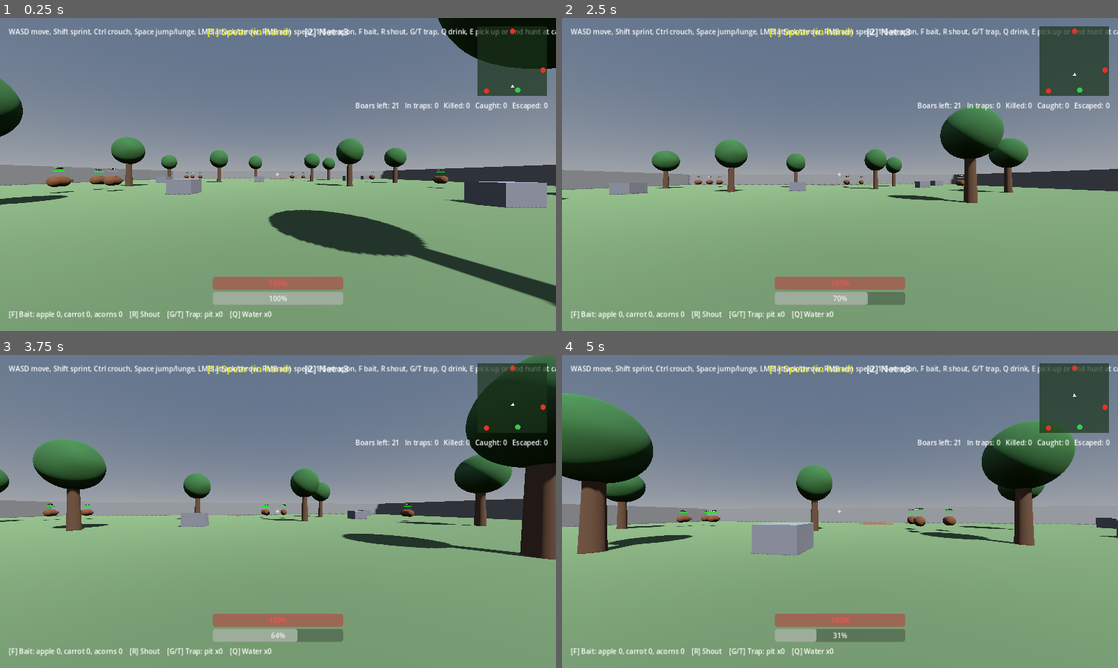
Above: before the commit, frames 1-4 (two rows, left to right).
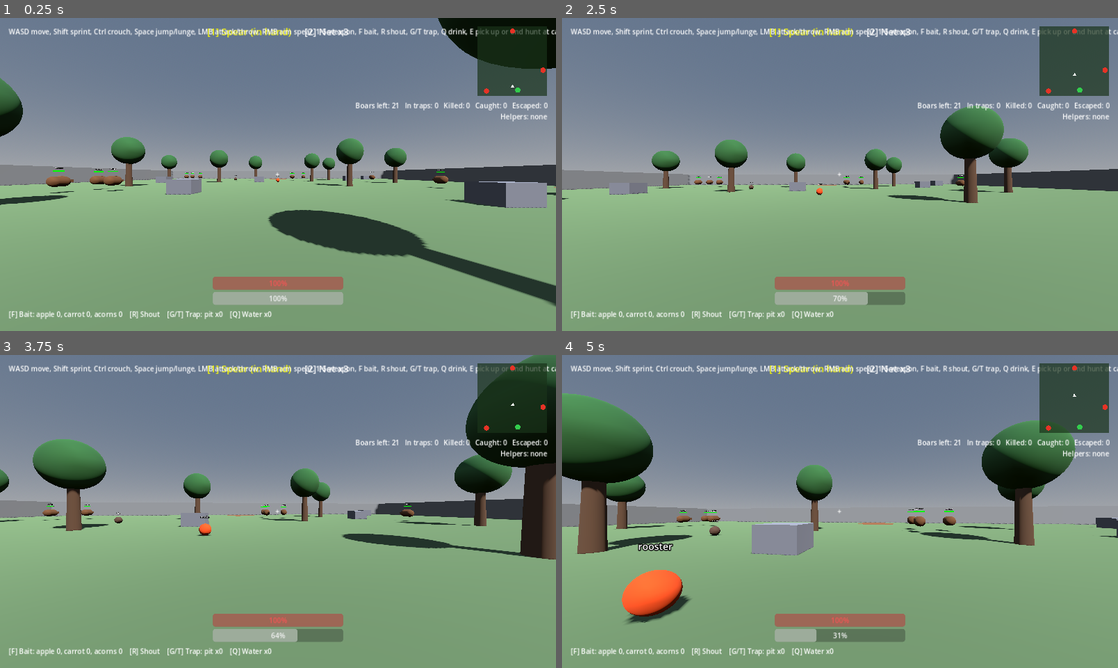
Above: after the commit, the same moments.

Repository: bageus/where-boar
Game: Godot game, scene res://game/presentation/hunt_map/public/hunt_map.tscn
The game is run twice, just before and just after one commit, with the same random seed, the same clock (stepped at 60 frames per second) and the same inputs. This scene is started directly instead of the project's main scene.
Inputs (mouse positions are in pixels of both pictures, inside the frame that each line leads up to):
- Up to frame 1 (0.25 s): no input
- Up to frame 2 (2.5 s): tap Enter at 0.5 s; move the mouse to (867, 174) at 0.52 s; hold R (shout) 0.53-1.28 s; hold W (move_forward) from 0.53 s (still down); tap Space (jump) at 0.77, 1.52 s; tap Shift (sprint) at 0.8, 1.35 s; move the mouse to (812, 174) at 1.27 s; tap Z (summon_rooster, bound only after the commit) at 1.55 s; move the mouse to (851, 168) at 2.02 s; hold Z (summon_rooster, bound only after the commit) from 2.03 s (still down); tap X (summon_turkey, bound only after the commit) at 2.3 s
- Up to frame 3 (3.75 s): keep holding W (move_forward); move the mouse to (272, 517) at 2.77 s; release Z (summon_rooster, bound only after the commit) at 2.78 s; tap X (summon_turkey, bound only after the commit) at 2.85 s; tap Space (jump) at 3.02 s; tap R (shout) at 3.05 s; move the mouse to (316, 514) at 3.52 s; hold Right mouse button (aim) from 3.53 s (still down)
- Up to frame 4 (5 s): keep holding W (move_forward); tap Space (jump) at 3.77, 4.52 s; tap Shift (sprint) at 3.8 s; move the mouse to (795, 508) at 4.27 s; release Right mouse button (aim) at 4.28 s; click (795, 508) at 4.35 s; tap Z (summon_rooster, bound only after the commit) at 4.55 s

The runs differ from the first frame. In frame 1, 0.1% of the frame differs, in the area x 42-99%, y 30-53%; in frame 2, 0.1%; in frame 3, 0.2%; in frame 4, 1.8%, in the area x 10-99%, y 30-86%.
Error in both runs: Invalid access to property or key 'spawn_weight' on a base object of type 'Resource'. (res://game/features/boar/public/boar_types.gd:20)

Commit message:
P3-010: rooster driver and turkey scout helpers
Smoke test now counts its checks so a script error cannot skip them silently.

Co-Authored-By: Claude Opus 5.5 <noreply@anthropic.com>
Claude-Session: https://claude.ai/code/session_01XSFBnjFKXLtHPaufcuGWLw

Diff:
--- a/game/bootstrap/app/main.gd
+++ b/game/bootstrap/app/main.gd
@@ -42,6 +42,7 @@
 func start_hunt() -> void:
 	var map := MapScene.instantiate()
 	map.items = progress.items
+	map.helpers = progress.helpers
 	map.hunt_ended.connect(_show_results, CONNECT_DEFERRED)
 	_swap(map)
 
--- a/game/bootstrap/app/tests/run_hunt_map_smoke_test.gd
+++ b/game/bootstrap/app/tests/run_hunt_map_smoke_test.gd
@@ -8,6 +8,9 @@
 
 var _frame := 0
 var _failures := 0
+## A script error skips the rest of a frame silently; counting checks catches that.
+const EXPECTED_CHECKS := 24
+var _checks := 0
 var _main: Node
 var _map: Node3D
 var _hunt: RefCounted
@@ -41,6 +44,9 @@
 		_main.current.get_node("%Again").pressed.emit()
 		_check(_main.current.name == "Camp" and "Tusks:" in _main.current.get_node("Hud/Progress").text, "results lead back to camp")
 		_buy_club(_main.current)
+		if _checks != EXPECTED_CHECKS:
+			_failures += 1
+			push_error("FAIL: ran %d of %d checks" % [_checks, EXPECTED_CHECKS])
 		print("hunt map smoke test: %d failure(s)" % _failures)
 		quit(1 if _failures else 0)
 	if _frame > 120:
@@ -62,7 +68,7 @@
 			_check(boars[0].state_name() == "FLEE", "boar near hunter flees")
 			_check(boars[9].state_name() != "WANDER", "fear spreads through the herd")
 			hunter.shout()
-			_check(boars[0]._shout_left > 0.0, "a shout steers the fleeing boar")
+			_check(boars[0]._forced_left > 0.0, "a shout steers the fleeing boar")
 			hunter.equip({"item_carrot": 1})
 			hunter._place_bait()
 			_check(boars[3].baits.size() == 1 and hunter.loadout.used == {"item_carrot": 1}, "placed bait is shown to boars")
@@ -81,6 +87,14 @@
 			_map.add_child(pit)
 			pit.global_position = boars[3].global_position
 			boars[3].set_physics_process(true)
+			# Helpers: a netted wild rooster goes to the pen; pen animals can be summoned once.
+			_map.get_node("Wild").get_child(0).net_hit()
+			_check(_map.hunt.helpers_caught == {"rooster": 1}, "a netted wild rooster is caught")
+			_map.helpers = {"rooster": 1, "turkey": 1}
+			_map.summon("turkey")
+			_map.summon("rooster")
+			_check(_map.get_node("Hud/Minimap").reveal_left > 0.0, "turkey marks boars on the minimap")
+			_check(_map.get_node_or_null("RoosterDriver") != null, "rooster flies out to drive a group")
 			_freeze_and_aim(hunter, boars[2], Vector3(3, 0, 20))
 			hunter.weapon = hunter.Weapon.SPEAR
 			Input.action_press("aim")
@@ -121,6 +135,7 @@
 
 
 func _check(ok: bool, name: String) -> void:
+	_checks += 1
 	if not ok:
 		_failures += 1
 		push_error("FAIL: " + name)
--- a/game/features/boar/public/boar_body.gd
+++ b/game/features/boar/public/boar_body.gd
@@ -94,6 +94,16 @@
 	var pos := Vector2(global_position.x, global_position.z)
 	var side := 1 if randf() < 0.5 else -1
 	_forced_heading = BoarSenses.shout_heading(boar, pos, Vector2(shout_pos.x, shout_pos.z), side)
+	_forced_left = SHOUT_SECONDS
+	_show_state()
+
+
+## A rooster crowed at pos (M016): a calm or fleeing boar runs straight away from it.
+func driven_from(pos: Vector3) -> void:
+	if boar.state not in [Boar.State.WANDER, Boar.State.FLEE]:
+		return
+	boar.flee()
+	_forced_heading = Vector2(global_position.x - pos.x, global_position.z - pos.z).normalized()
 	_forced_left = SHOUT_SECONDS
 	_show_state()
 
--- /dev/null
+++ b/game/features/companions/module.json
@@ -0,0 +1,17 @@
+{
+  "id": "features.companions",
+  "layer": "features",
+  "purpose": "Own the helper animals: wild roosters and turkeys to catch on the map, and the rooster driver summoned from the camp pen (M016, M017, D024).",
+  "state_owner": [
+    "Wild helper animals and summoned helpers during one hunt"
+  ],
+  "public_api": [
+    "public/wild_animal.gd",
+    "public/wild_rooster.tscn",
+    "public/wild_turkey.tscn",
+    "public/rooster_driver.tscn",
+    "public/rooster_driver.gd",
+    "public/companion_rules.gd"
+  ],
+  "dependencies": []
+}
--- /dev/null
+++ b/game/features/companions/public/companion_rules.gd
@@ -0,0 +1,35 @@
+extends RefCounted
+
+## Pure rules for helper animals (M016, M017).
+
+const ROOSTER := "rooster"
+const TURKEY := "turkey"
+## How far behind the herd, seen from the hunter, the rooster lands; ASSUMPTION (D013).
+const DRIVE_DISTANCE := 8.0
+## How long the turkey's marks stay on the minimap, seconds; ASSUMPTION (D013).
+const SCOUT_SECONDS := 20.0
+
+
+## Where the rooster lands: on the far side of the herd from the hunter, so its crow drives the herd at the hunter.
+static func drive_point(herd_centre: Vector2, hunter_pos: Vector2) -> Vector2:
+	var behind := herd_centre - hunter_pos
+	if behind == Vector2.ZERO:
+		behind = Vector2.UP
+	return herd_centre + behind.normalized() * DRIVE_DISTANCE
+
+
+## Centre of the free boars nearest to the hunter's chosen spot: the group within radius of the closest boar.
+static func target_group_centre(boars: Array[Vector2], hunter_pos: Vector2, radius: float) -> Vector2:
+	if boars.is_empty():
+		return hunter_pos
+	var nearest := boars[0]
+	for spot in boars:
+		if spot.distance_to(hunter_pos) < nearest.distance_to(hunter_pos):
+			nearest = spot
+	var sum := Vector2.ZERO
+	var n := 0
+	for spot in boars:
+		if spot.distance_to(nearest) <= radius:
+			sum += spot
+			n += 1
+	return sum / n
--- /dev/null
+++ b/game/features/companions/public/rooster_driver.gd
@@ -0,0 +1,22 @@
+extends Node3D
+
+## Rooster summoned from the camp pen (M016): flies to the far side of a herd and crows,
+## driving those boars straight at the hunter.
+
+const FLY_SPEED := 12.0
+## ASSUMPTION (D013).
+const CROW_RADIUS := 12.0
+
+## Injected: where to land and the boar nodes that may hear the crow (each has driven_from).
+var target := Vector3.ZERO
+var boars: Array[Node] = []
+
+
+func _physics_process(delta: float) -> void:
+	global_position = global_position.move_toward(target, FLY_SPEED * delta)
+	if global_position.distance_to(target) > 0.1:
+		return
+	for boar in boars:
+		if is_instance_valid(boar) and boar.global_position.distance_to(target) <= CROW_RADIUS:
+			boar.driven_from(target)
+	queue_free()
--- /dev/null
+++ b/game/features/companions/public/rooster_driver.tscn
@@ -0,0 +1,17 @@
+[gd_scene load_steps=4 format=3]
+
+[ext_resource type="Script" path="res://game/features/companions/public/rooster_driver.gd" id="1_driver"]
+
+[sub_resource type="StandardMaterial3D" id="Mat_bird"]
+albedo_color = Color(0.9, 0.3, 0.1, 1)
+
+[sub_resource type="SphereMesh" id="Mesh_bird"]
+material = SubResource("Mat_bird")
+radius = 0.35
+height = 0.7
+
+[node name="RoosterDriver" type="Node3D"]
+script = ExtResource("1_driver")
+
+[node name="Mesh" type="MeshInstance3D" parent="."]
+mesh = SubResource("Mesh_bird")
--- /dev/null
+++ b/game/features/companions/public/wild_animal.gd
@@ -0,0 +1,45 @@
+extends CharacterBody3D
+
+## A wild rooster or turkey on the hunt map (D024): wanders, runs from a close hunter, caught by a net.
+
+## Fact: a net caught this animal; it goes to the camp pen.
+signal caught(animal_id: String)
+
+# ASSUMPTION numbers (D013): slower than a sprinting hunter (7 m/s).
+const WANDER_SPEED := 1.0
+const RUN_SPEED := 5.0
+const SHY_RADIUS := 6.0
+const TURN_SECONDS := 2.0
+
+@export var animal_id := "rooster"
+
+## Injected by the map.
+var hunter: Node3D
+
+var _heading := Vector2.ZERO
+var _turn_left := 0.0
+
+
+## Same entry point the net uses on boars.
+func net_hit() -> void:
+	caught.emit(animal_id)
+	queue_free()
+
+
+func _physics_process(delta: float) -> void:
+	if not is_on_floor():
+		velocity += get_gravity() * delta
+	var pos := Vector2(global_position.x, global_position.z)
+	var away := pos - Vector2(hunter.global_position.x, hunter.global_position.z)
+	var speed := WANDER_SPEED
+	if away.length() < SHY_RADIUS:
+		_heading = away.normalized()
+		speed = RUN_SPEED
+	else:
+		_turn_left -= delta
+		if _turn_left <= 0.0:
+			_heading = Vector2.from_angle(randf() * TAU)
+			_turn_left = TURN_SECONDS
+	velocity.x = _heading.x * speed
+	velocity.z = _heading.y * speed
+	move_and_slide()
--- /dev/null
+++ b/game/features/companions/public/wild_rooster.tscn
@@ -0,0 +1,32 @@
+[gd_scene load_steps=5 format=3]
+
+[ext_resource type="Script" path="res://game/features/companions/public/wild_animal.gd" id="1_animal"]
+
+[sub_resource type="SphereShape3D" id="Shape_bird"]
+radius = 0.35
+
+[sub_resource type="StandardMaterial3D" id="Mat_bird"]
+albedo_color = Color(0.9, 0.3, 0.1, 1)
+
+[sub_resource type="SphereMesh" id="Mesh_bird"]
+material = SubResource("Mat_bird")
+radius = 0.35
+height = 0.7
+
+[node name="WildRooster" type="CharacterBody3D"]
+script = ExtResource("1_animal")
+animal_id = "rooster"
+
+[node name="Collision" type="CollisionShape3D" parent="."]
+transform = Transform3D(1, 0, 0, 0, 1, 0, 0, 0, 1, 0, 0.35, 0)
+shape = SubResource("Shape_bird")
+
+[node name="Mesh" type="MeshInstance3D" parent="."]
+transform = Transform3D(1, 0, 0, 0, 1, 0, 0, 0, 1, 0, 0.35, 0)
+mesh = SubResource("Mesh_bird")
+
+[node name="Label" type="Label3D" parent="."]
+transform = Transform3D(1, 0, 0, 0, 1, 0, 0, 0, 1, 0, 1.1, 0)
+billboard = 1
+font_size = 32
+text = "rooster"
--- /dev/null
+++ b/game/features/companions/public/wild_turkey.tscn
@@ -0,0 +1,32 @@
+[gd_scene load_steps=5 format=3]
+
+[ext_resource type="Script" path="res://game/features/companions/public/wild_animal.gd" id="1_animal"]
+
+[sub_resource type="SphereShape3D" id="Shape_bird"]
+radius = 0.35
+
+[sub_resource type="StandardMaterial3D" id="Mat_bird"]
+albedo_color = Color(0.35, 0.25, 0.2, 1)
+
+[sub_resource type="SphereMesh" id="Mesh_bird"]
+material = SubResource("Mat_bird")
+radius = 0.35
+height = 0.7
+
+[node name="WildTurkey" type="CharacterBody3D"]
+script = ExtResource("1_animal")
+animal_id = "turkey"
+
+[node name="Collision" type="CollisionShape3D" parent="."]
+transform = Transform3D(1, 0, 0, 0, 1, 0, 0, 0, 1, 0, 0.35, 0)
+shape = SubResource("Shape_bird")
+
+[node name="Mesh" type="MeshInstance3D" parent="."]
+transform = Transform3D(1, 0, 0, 0, 1, 0, 0, 0, 1, 0, 0.35, 0)
+mesh = SubResource("Mesh_bird")
+
+[node name="Label" type="Label3D" parent="."]
+transform = Transform3D(1, 0, 0, 0, 1, 0, 0, 0, 1, 0, 1.1, 0)
+billboard = 1
+font_size = 32
+text = "turkey"
--- /dev/null
+++ b/game/features/companions/tests/run_companions_tests.gd
@@ -0,0 +1,27 @@
+extends SceneTree
+
+const CompanionRules = preload("res://game/features/companions/public/companion_rules.gd")
+
+
+func _init() -> void:
+	var failures := 0
+	failures += _check(_rooster_lands_behind_herd(), "rooster lands behind the herd, away from the hunter")
+	failures += _check(_nearest_group_is_targeted(), "the group nearest the hunter is targeted")
+	print("companions tests: %d failure(s)" % failures)
+	quit(1 if failures else 0)
+
+
+func _check(ok: bool, name: String) -> int:
+	if not ok:
+		push_error("FAIL: " + name)
+	return 0 if ok else 1
+
+
+func _rooster_lands_behind_herd() -> bool:
+	var spot := CompanionRules.drive_point(Vector2(0, -10), Vector2(0, 10))
+	return spot.is_equal_approx(Vector2(0, -10 - CompanionRules.DRIVE_DISTANCE))
+
+
+func _nearest_group_is_targeted() -> bool:
+	var boars: Array[Vector2] = [Vector2(0, 0), Vector2(2, 0), Vector2(30, 30)]
+	return CompanionRules.target_group_centre(boars, Vector2(0, 10), 8.0).is_equal_approx(Vector2(1, 0))
--- a/game/features/hunt/public/hunt.gd
+++ b/game/features/hunt/public/hunt.gd
@@ -13,6 +13,8 @@
 var used_items: Dictionary = {}
 ## Boars held in traps right now; not free, counted as caught when the hunt ends (M007).
 var held := 0
+## animal_id -> wild helper animals (rooster, turkey) caught for the camp pen.
+var helpers_caught: Dictionary = {}
 ## type_id -> BoarOutcome.Kind -> count
 var _counts: Dictionary = {}
 var _resolved := 0
--- a/game/features/hunter/presentation/net.gd
+++ b/game/features/hunter/presentation/net.gd
@@ -1,8 +1,6 @@
 extends RigidBody3D
 
-## Thrown net: captures the first boar it touches, otherwise lies on the ground (M004).
-
-const BoarBody = preload("res://game/features/boar/public/boar_body.gd")
+## Thrown net: captures the first boar or wild helper animal it touches, otherwise lies on the ground (M004).
 
 var _landed := false
 
@@ -15,7 +13,8 @@
 	if _landed:
 		return
 	_landed = true
-	if body is BoarBody:
+	# Boars and wild roosters/turkeys both answer net_hit; the hunter does not know helper animals.
+	if body.has_method("net_hit"):
 		body.net_hit()
 		queue_free()
 		return
--- a/game/features/settlement/public/progress.gd
+++ b/game/features/settlement/public/progress.gd
@@ -12,11 +12,15 @@
 var caught: Dictionary = {}
 ## item_id -> count of bought gear.
 var items: Dictionary = {}
+## animal_id -> helper animals (rooster, turkey) living in the camp pen (D024).
+var helpers: Dictionary = {}
 
 
 ## Adds a finished hunt's tusks and live catches and takes spent consumables out of stock.
 func add_hunt(hunt: Hunt) -> void:
 	tusks += hunt.tusks()
+	for animal_id in hunt.helpers_caught:
+		helpers[animal_id] = helpers.get(animal_id, 0) + hunt.helpers_caught[animal_id]
 	for item_id in hunt.used_items:
 		items[item_id] = maxi(0, items.get(item_id, 0) - hunt.used_items[item_id])
 	for type_id in hunt.type_ids():
@@ -47,7 +51,7 @@
 
 
 func to_dict() -> Dictionary:
-	return {"tusks": tusks, "caught": caught.duplicate(), "items": items.duplicate()}
+	return {"tusks": tusks, "caught": caught.duplicate(), "items": items.duplicate(), "helpers": helpers.duplicate()}
 
 
 ## Unknown or malformed fields fall back to defaults instead of failing the load.
@@ -56,6 +60,7 @@
 	progress.tusks = maxi(0, int(data.get("tusks", 0)))
 	progress.caught = _counts(data.get("caught", {}))
 	progress.items = _counts(data.get("items", {}))
+	progress.helpers = _counts(data.get("helpers", {}))
 	return progress
 
 
--- a/game/features/settlement/tests/run_settlement_tests.gd
+++ b/game/features/settlement/tests/run_settlement_tests.gd
@@ -28,10 +28,12 @@
 	hunt.record("golden_tusk", BoarOutcome.Kind.CAPTURED)
 	hunt.record("runner_grey", BoarOutcome.Kind.ESCAPED)
 	hunt.used_items = {"item_acorns": 1}
+	hunt.helpers_caught = {"rooster": 1}
 	var progress := Progress.new()
 	progress.items = {"item_acorns": 3}
 	progress.add_hunt(hunt)
-	return progress.tusks == 22 and progress.caught == {"golden_tusk": 1} and progress.items["item_acorns"] == 2
+	return progress.tusks == 22 and progress.caught == {"golden_tusk": 1} and progress.items["item_acorns"] == 2 \
+		and progress.helpers == {"rooster": 1}
 
 
 func _spend_needs_enough_tusks() -> bool:
--- a/game/presentation/camp/public/camp.gd
+++ b/game/presentation/camp/public/camp.gd
@@ -35,6 +35,8 @@
 	for type_id in caught:
 		var type := BoarTypes.find(type_id)
 		lines.append("%s: %d in pens" % [type.display_name if type else type_id, caught[type_id]])
+	for animal_id in progress.helpers:
+		lines.append("%s: %d in pens" % [animal_id, progress.helpers[animal_id]])
 	$Hud/Progress.text = "\n".join(lines)
 
 
--- a/game/presentation/hunt_map/hud/minimap.gd
+++ b/game/presentation/hunt_map/hud/minimap.gd
@@ -1,6 +1,7 @@
 extends Control
 
-## Top-down minimap (D011): escape zones, the return point and the hunter. Boars are not shown.
+## Top-down minimap (D011): escape zones, the return point and the hunter.
+## Boars appear only while a turkey scout has marked them (M017).
 
 ## Half the map's side in metres; the map is centred on the origin.
 const MAP_HALF_SIZE := 40.0
@@ -9,9 +10,13 @@
 var hunter: Node3D
 var escape_zones: Array[Vector2] = []
 var return_point := Vector2.ZERO
+## Parent of the boar nodes, and seconds the turkey's marks still show.
+var boars: Node
+var reveal_left := 0.0
 
 
-func _process(_delta: float) -> void:
+func _process(delta: float) -> void:
+	reveal_left -= delta
 	queue_redraw()
 
 
@@ -21,6 +26,9 @@
 	for zone in escape_zones:
 		draw_circle(_to_px(zone), maxf(ZONE_RADIUS * scale_px, 4.0), Color(0.9, 0.2, 0.15))
 	draw_circle(_to_px(return_point), maxf(ZONE_RADIUS * scale_px, 4.0), Color(0.2, 0.8, 0.3))
+	if boars and reveal_left > 0.0:
+		for boar: Node3D in boars.get_children():
+			draw_circle(_to_px(Vector2(boar.global_position.x, boar.global_position.z)), 3.0, Color(1, 0.85, 0.3))
 	if hunter:
 		var at := _to_px(Vector2(hunter.global_position.x, hunter.global_position.z))
 		var forward := Vector2(-hunter.global_basis.z.x, -hunter.global_basis.z.z).normalized()
--- a/game/presentation/hunt_map/module.json
+++ b/game/presentation/hunt_map/module.json
@@ -8,6 +8,7 @@
   ],
   "dependencies": [
     "features.boar",
+    "features.companions",
     "features.hunt",
     "features.hunter"
   ]
--- a/game/presentation/hunt_map/public/hunt_map.gd
+++ b/game/presentation/hunt_map/public/hunt_map.gd
@@ -6,6 +6,12 @@
 const Hunt = preload("res://game/features/hunt/public/hunt.gd")
 const BoarOutcome = preload("res://game/features/boar/public/boar_outcome.gd")
 const BoarTypes = preload("res://game/features/boar/public/boar_types.gd")
+const CompanionRules = preload("res://game/features/companions/public/companion_rules.gd")
+const RoosterScene = preload("res://game/features/companions/public/rooster_driver.tscn")
+const WILD_SCENES := [
+	preload("res://game/features/companions/public/wild_rooster.tscn"),
+	preload("res://game/features/companions/public/wild_turkey.tscn"),
+]
 
 ## Fact: the hunter returned to camp, was downed, or no free boars are left.
 signal hunt_ended(hunt: Hunt)
@@ -19,6 +25,9 @@
 var hunt: Hunt
 ## Camp gear (item_id -> count), injected before the map enters the tree.
 var items: Dictionary = {}
+## Helper animals in the camp pen (animal_id -> count), injected like items. Each kind helps once per hunt.
+var helpers: Dictionary = {}
+var _helpers_used: Array[String] = []
 ## Bait on the ground; the same array is shared with every boar.
 var _baits: Array[Node3D] = []
 
@@ -39,6 +48,13 @@
 	hunt = Hunt.new(total)
 	for g in groups:
 		_spawn_group(GROUP_SIZES[g], spawns[g].position, zones)
+	# Spare spawn points get one wild rooster and one wild turkey to catch (D024).
+	for w in mini(WILD_SCENES.size(), spawns.size() - groups):
+		var animal: CharacterBody3D = WILD_SCENES[w].instantiate()
+		animal.hunter = _hunter
+		animal.position = spawns[groups + w].position
+		animal.caught.connect(_on_helper_caught)
+		$Wild.add_child(animal)
 	_hunter.equip(items)
 	_hunter.start_hunt()
 	_hunter.interacted.connect(_on_interacted)
@@ -49,6 +65,7 @@
 	minimap.hunter = _hunter
 	minimap.escape_zones = zones
 	minimap.return_point = Vector2($ReturnPoint.position.x, $ReturnPoint.position.z)
+	minimap.boars = $Boars
 	_show_goal()
 
 
@@ -69,6 +86,41 @@
 		boar.outcome_reached.connect(_on_outcome)
 		boar.held_changed.connect(_on_held_changed)
 		$Boars.add_child(boar)
+
+
+func _unhandled_input(event: InputEvent) -> void:
+	if event.is_action_pressed("summon_rooster"):
+		summon(CompanionRules.ROOSTER)
+	elif event.is_action_pressed("summon_turkey"):
+		summon(CompanionRules.TURKEY)
+
+
+## Calls a helper from the camp pen (M016, M017): the rooster drives the nearest group at the hunter,
+## the turkey marks every boar on the minimap.
+func summon(animal_id: String) -> void:
+	if helpers.get(animal_id, 0) == 0 or animal_id in _helpers_used or hunt.is_over():
+		return
+	_helpers_used.append(animal_id)
+	if animal_id == CompanionRules.TURKEY:
+		$Hud/Minimap.reveal_left = CompanionRules.SCOUT_SECONDS
+	else:
+		var hunter_pos := Vector2(_hunter.global_position.x, _hunter.global_position.z)
+		var spots: Array[Vector2] = []
+		for boar in $Boars.get_children():
+			spots.append(Vector2(boar.global_position.x, boar.global_position.z))
+		var centre := CompanionRules.target_group_centre(spots, hunter_pos, 10.0)
+		var land := CompanionRules.drive_point(centre, hunter_pos)
+		var rooster: Node3D = RoosterScene.instantiate()
+		rooster.target = Vector3(land.x, 0.5, land.y)
+		rooster.boars = $Boars.get_children()
+		rooster.position = _hunter.position + Vector3.UP * 3.0
+		add_child(rooster)
+	_show_goal()
+
+
+func _on_helper_caught(animal_id: String) -> void:
+	hunt.helpers_caught[animal_id] = hunt.helpers_caught.get(animal_id, 0) + 1
+	_show_goal()
 
 
 func _on_outcome(type_id: String, kind: int) -> void:
@@ -127,10 +179,15 @@
 
 
 func _show_goal() -> void:
-	_goal.text = "Boars left: %d   In traps: %d   Killed: %d   Caught: %d   Escaped: %d" % [
+	var pen := PackedStringArray()
+	for animal_id in [CompanionRules.ROOSTER, CompanionRules.TURKEY]:
+		if helpers.get(animal_id, 0) > 0 and animal_id not in _helpers_used:
+			pen.append("[%s] %s" % ["Z" if animal_id == CompanionRules.ROOSTER else "X", animal_id])
+	_goal.text = "Boars left: %d   In traps: %d   Killed: %d   Caught: %d   Escaped: %d\nHelpers: %s" % [
 		hunt.remaining(),
 		hunt.held,
 		hunt.count_all(BoarOutcome.Kind.DEAD),
 		hunt.count_all(BoarOutcome.Kind.CAPTURED),
 		hunt.count_all(BoarOutcome.Kind.ESCAPED),
+		", ".join(pen) if not pen.is_empty() else "none",
 	]
--- a/game/presentation/hunt_map/public/hunt_map.tscn
+++ b/game/presentation/hunt_map/public/hunt_map.tscn
@@ -139,6 +139,8 @@
 
 [node name="Boars" type="Node3D" parent="."]
 
+[node name="Wild" type="Node3D" parent="."]
+
 [node name="Hunter" parent="." instance=ExtResource("7_hunter")]
 transform = Transform3D(1, 0, 0, 0, 1, 0, 0, 0, 1, 0, 0.1, 30)
 
@@ -154,7 +156,7 @@
 offset_left = -560.0
 offset_top = 190.0
 offset_right = -20.0
-offset_bottom = 216.0
+offset_bottom = 244.0
 grow_horizontal = 0
 horizontal_alignment = 2
 
--- a/project.godot
+++ b/project.godot
@@ -89,6 +89,14 @@
 "deadzone": 0.2,
 "events": [Object(InputEventKey,"resource_local_to_scene":false,"resource_name":"","device":-1,"window_id":0,"alt_press …(191 unchanged characters)…
 }
+summon_rooster={
+"deadzone": 0.2,
+"events": [Object(InputEventKey,"resource_local_to_scene":false,"resource_name":"","device":-1,"window_id":0,"alt_pressed":false,"shift_pressed":false,"ctrl_pressed":false,"meta_pressed":false,"pressed":false,"keycode":0,"physical_keycode":90,"key_label":0,"unicode":0,"location":0,"echo":false,"script":null)]
+}
+summon_turkey={
+"deadzone": 0.2,
+"events": [Object(InputEventKey,"resource_local_to_scene":false,"resource_name":"","device":-1,"window_id":0,"alt_pressed":false,"shift_pressed":false,"ctrl_pressed":false,"meta_pressed":false,"pressed":false,"keycode":0,"physical_keycode":88,"key_label":0,"unicode":0,"location":0,"echo":false,"script":null)]
+}
 pause={
 "deadzone": 0.2,
 "events": [Object(InputEventKey,"resource_local_to_scene":false,"resource_name":"","device":-1,"window_id":0,"alt_press …(196 unchanged characters)…
Not shown, added: game/features/companions/public/companion_rules.gd.uid
Not shown, added: game/features/companions/public/rooster_driver.gd.uid
Not shown, added: game/features/companions/public/wild_animal.gd.uid
Not shown, added: game/features/companions/tests/run_companions_tests.gd.uid
Not shown, changed: ACTIVE_TASK.md
Not shown, changed: BACKLOG.md
Not shown, changed: GAME_SPEC.md
Not shown, changed: PROJECT_STATE.md
